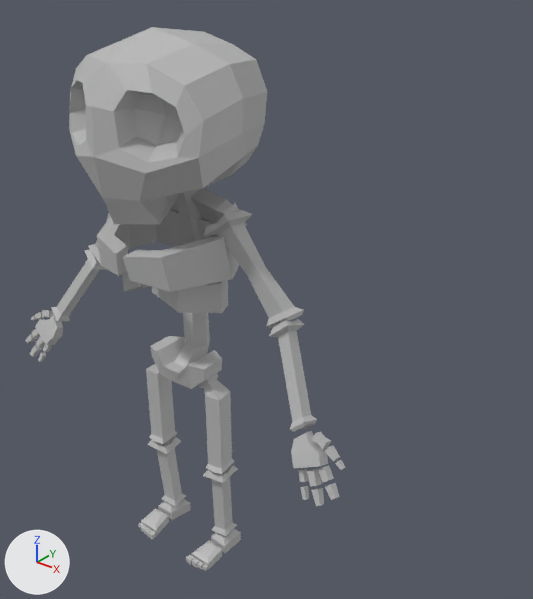
Renders of the FBX model GameJam_Itch_io/Assets/Assets/Meshes/Santos Props/Skeleton Enemy.fbx from each side of a commit.
Camera for both pictures: a camera (50 mm lens) standing at (1.575, -1.65, 2.027) and looking at (0.281, -0.033, 1.024). Arrows for +X, +Y and +Z are at lower left; the lights stay in place. Where no turn or scale is listed for an object, it has been applied to the vertices.

Objects in the first picture: 'Hips', 'LeftLowerArm', 'LeftLowerLeg', 'LeftUpperArm', 'LeftUpperLeg', 'RibsLower', 'RibsUpper', 'RightLowerArm', 'RightLowerLeg', 'RightUpperLeg', 'Skull', 'Spine'.
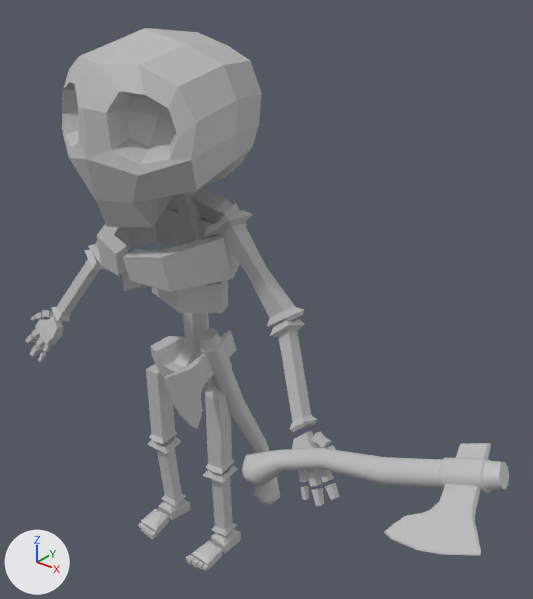
The change, as a list of edits to the scene's bpy script:
```text
Add mat_pasted__lambert7:
    mat_pasted__lambert7 = principled_material('pasted__lambert7')
    mat_pasted__lambert7.base_color = (0.5, 0.5, 0.5)  # grey #bcbcbc
Add mat_lambert6:
    mat_lambert6 = principled_material('lambert6')
    mat_lambert6.base_color = (0.5, 0.5, 0.5)  # grey #bcbcbc
Add me_mesh_028_1:
    me_mesh_028_1.from_pydata(...)  # 230 vertices, 219 faces; spans x -0.167..0.588, y -0.179..0.119, z -0.109..0.227
    me_mesh_028_1.materials.append(mat_pasted__lambert7)  # grey #bcbcbc
Add me_mesh_048:
    me_mesh_048.from_pydata(...)  # 230 vertices, 219 faces; spans x -0.125..0.072, y -0.375..0.041, z -0.189..0.561
    me_mesh_048.materials.append(mat_lambert6)  # grey #bcbcbc
Change ob_skull:
    ob_skull.location: (0.0, -0.138, 1.561) -> (0.0, -0.164, 1.56)
Add ob_warrior_axe_held:
    ob_warrior_axe_held = bpy.data.objects.new('Warrior_Axe_Held', me_mesh_028_1)
    ob_warrior_axe_held.location = (0.599, -0.268, 0.706)
Add ob_warrior_axe_sheathed:
    ob_warrior_axe_sheathed = bpy.data.objects.new('Warrior_Axe_sheathed', me_mesh_048)
    ob_warrior_axe_sheathed.location = (0.208, 0.04, 0.334)
```

Changed parts and their boxes [x1, y1, x2, y2] in the pictures (533 x 599 px):
'Skull', moved: before [69, 27, 267, 225]; after [62, 28, 262, 227]
'Warrior_Axe_Held', added: after [242, 443, 509, 556]
'Warrior_Axe_sheathed', added: after [164, 328, 280, 505]
